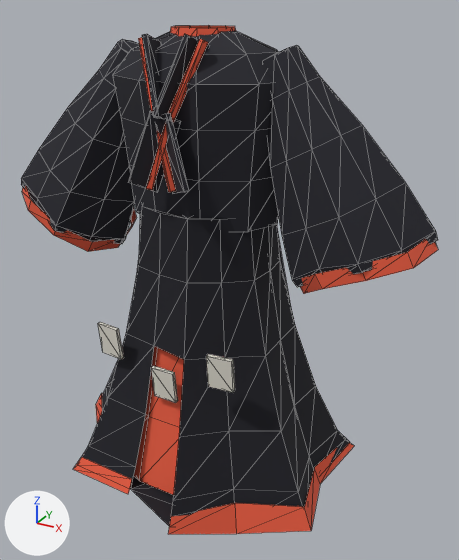
What one commit did to the glTF model assets3d/gear/gear_dopo_t4.glb.
Before and after are seen from a 50 mm camera at (0.983, -1.636, 1.536) aimed at (0.069, 0.027, 0.704). Arrows for +X, +Y and +Z are at lower left; the lights stay in place. The older version comes first. Mesh edges are drawn as thin lines. Vertices at exactly the same position are counted once.

Objects in the first picture: 'gear_dopo_t4'.
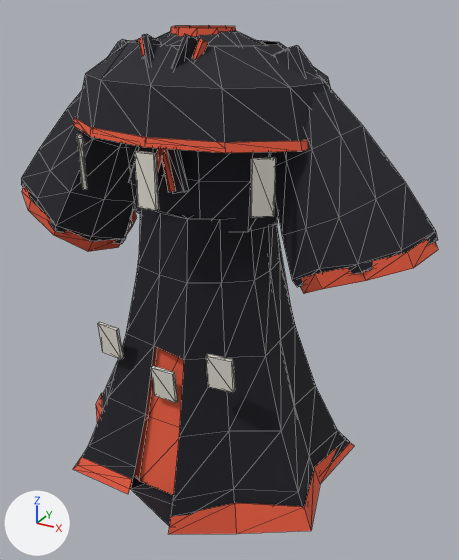
Changed parts and their boxes [x1, y1, x2, y2] in the pictures (459 x 560 px):
part 1 of me_gear_dopo_t4, added: after [77, 134, 87, 189]
part 2 of me_gear_dopo_t4, added: after [135, 151, 159, 211]
part 3 of me_gear_dopo_t4, added (black): after [77, 40, 331, 142]
part 4 of me_gear_dopo_t4, added (red): after [73, 116, 308, 153]
part 5 of me_gear_dopo_t4, added: after [251, 157, 276, 218]

The change, as a diff of the scene's bpy script:
```diff
--- a/assets3d/gear/gear_dopo_t4.glb.py
+++ b/assets3d/gear/gear_dopo_t4.glb.py
@@ me_gear_dopo_t4 @@
 # used by ob_gear_dopo_t4; location = (0.0, 0.0, 0.0)
-me_gear_dopo_t4.from_pydata(...)  # 550 vertices, 900 faces; spans x -0.709..0.709, y -0.45..0.455, z -0.008..1.47
+me_gear_dopo_t4.from_pydata(...)  # 674 vertices, 1068 faces; spans x -0.709..0.709, y -0.45..0.455, z -0.008..1.47
+# me_gear_dopo_t4 part 1: the loose piece of 8 vertices spanning x -0.084..0.004, y -0.243..-0.107, z 1.232..1.458 is copied, and the copy is multiplied about its middle by the matrix ((0.403, 0.575, -0.024), (0.538, -0.366, 0.266), (0.205, -0.171, -0.65)), then moved by (-0.257, -0.037, -0.245), in mat_m__e4e0d4 (white #e5e1d5); it spans x -0.322..-0.272, y -0.238..-0.187, z 1.025..1.175
+# me_gear_dopo_t4 part 2: a new loose piece, a box spanning x -0.03..0.03, y -0.306..-0.294, z 1.025..1.175, in mat_m__e4e0d4 (white #e5e1d5)
+# me_gear_dopo_t4 part 3: a new loose piece of 36 vertices spanning x -0.422..0.422, y -0.296..0.296, z 1.2..1.43, in mat_m__24242c (black #1f1f28)
+# me_gear_dopo_t4 part 4: a new loose piece of 24 vertices spanning x -0.431..0.431, y -0.302..0.302, z 1.19..1.215, in mat_m__e85c41 (red #e95c3f)
+# me_gear_dopo_t4 part 5
+# 12 vertices are added at x -0.322..0.322, y -0.238..0.238, z 1.025
+# 12 new vertices lie (0.0, 0.0, 0.15) away from vertices in x -0.322..0.322, y -0.238..0.238, z 1.025
+# 36 new faces join them, mat_m__e4e0d4 (white #e5e1d5)
+# other edits to the shape of me_gear_dopo_t4 do not show in these pictures
 me_gear_dopo_t4.materials.append(mat_m__1c1c24)
```
